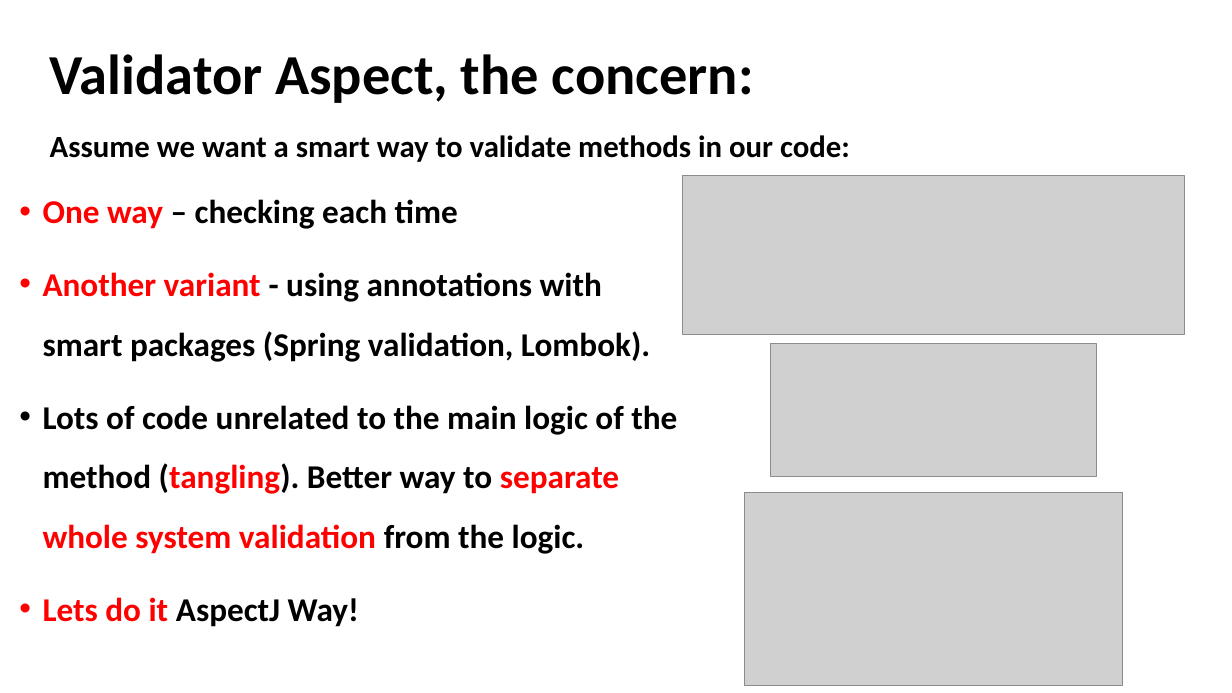
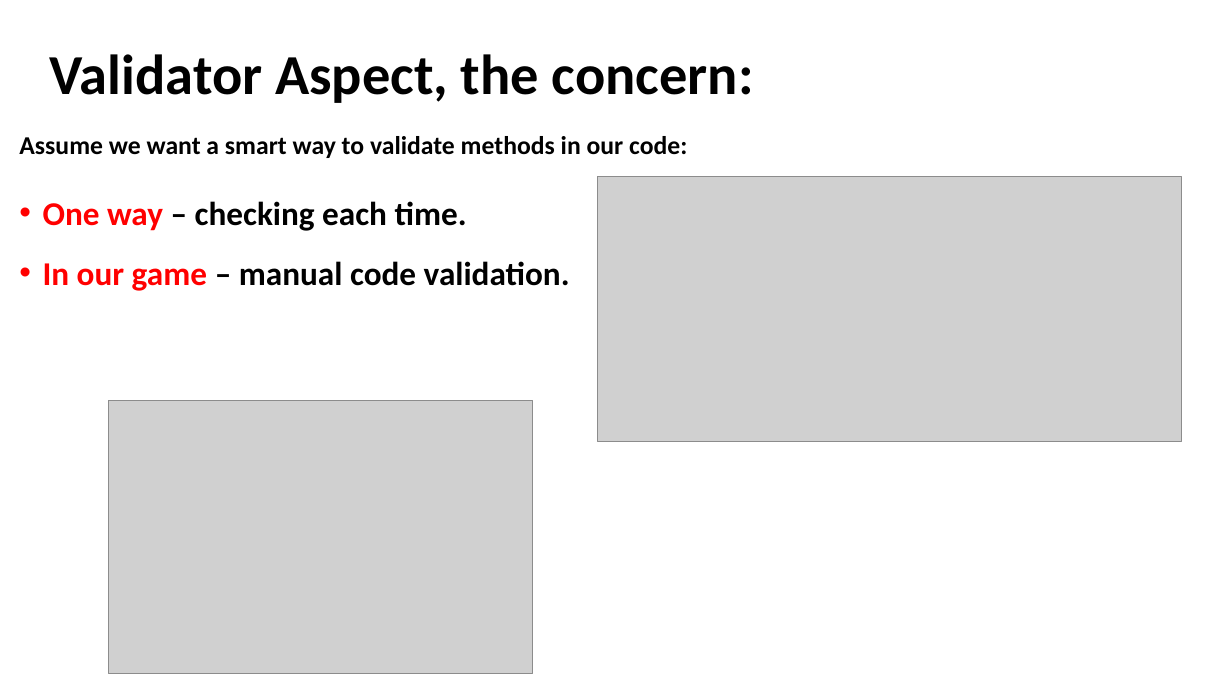
Before and after one commit to akotek/AOP, a slide deck: slide 35 of src/Final Project Presentation.pptx (slide 18 before the commit). Drawn at 1232x693 pixels with LibreOffice and Linux fonts; fonts in the diff are those of the drawing; grey boxes stand for pictures. Boxes give left, top, right and bottom in pixels: in the first picture for what was removed or moved away, otherwise in the second. Text is boxed around its words. In the diff, an @@ line names an element or a change of style, - is before the commit and + after.

Commit message:
FunctionalityAdderAspect impl

```diff
--- a/src/Final Project Presentation.pptx
+++ b/src/Final Project Presentation.pptx
@@ text "Assume we want a smart ...": place and size @@
-text "Assume we want a smart ..." at <box>50,135,850,162</box>
+text "Assume we want a smart ..." at <box>19,136,687,158</box>
@@ text "Assume we want a smart ..." at <box>19,136,687,158</box>: size 24 to 20 pt @@
@@ picture: place and size @@
-picture at <box>683,176,1185,335</box>
+picture at <box>598,177,1182,442</box>
@@ text at <box>43,201,570,291</box>: text changed @@
-• One way – checking each time
-• Another variant - using annotations with smart packages (Spring validation, Lombok).
-• Lots of code unrelated to the main logic of the method (tangling). Better way to separate whole system validation from the logic.
-• Lets do it AspectJ Way!
+• One way – checking each time.
+• In our game – manual code validation.
@@ picture removed at <box>771,344,1097,476</box> @@
@@ picture added at <box>109,400,533,674</box> @@
@@ picture removed at <box>745,493,1124,685</box> @@
```
Also in this commit, not shown: 21 other slides changed, 11 slides added, 4 slides removed, 5 other files.
